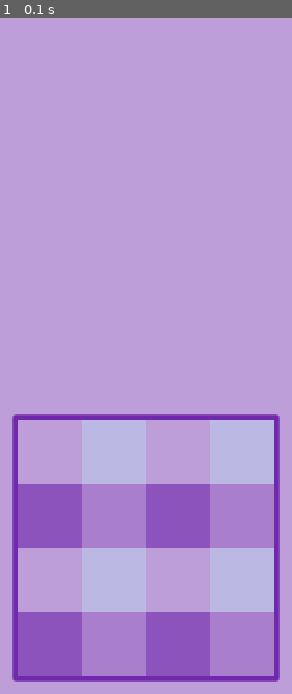
Above: before the commit, frame 1.
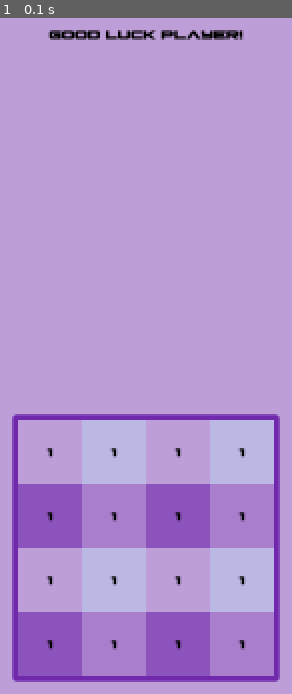
Above: after the commit, the same moment.

Repository: xLightless/2048-pygame
Game: pygame game, started from main.py
Same seed, same stepped clock (60 frames per second), same inputs: the game is played once before the commit and once after it.
Inputs:
- Up to frame 1 (0.1 s): no input

The runs differ from the first frame. In frame 1, 1.2% of the frame differs, in the area x 15-85%, y 1-94%.

Commit message:
Added resolution scaling and working on tile logic

Diff:
--- a/game.py
+++ b/game.py
@@ -1,5 +1,6 @@
 import pygame
 import os
+import time
 
 from color import Colors
 from gfxdraw import Button
@@ -29,7 +30,7 @@
         sq                  = GRID_ARRAY(screen, SIZE, GRID_X, GRID_Y)
 
         while not terminated:
-            """ Keeps engine open """
+
             screen.fill(color.background_color)
             mousepos = pygame.mouse.get_pos()
 
@@ -47,6 +48,13 @@
                             screen = pygame.display.set_mode((monitor_size), pygame.FULLSCREEN)
                         else:
                             screen = pygame.display.set_mode((monitor_size[0]/2, monitor_size[1]/2), pygame.RESIZABLE)
+
+                # Resizes the game bases on the window size.
+                if event.type == pygame.VIDEORESIZE:
+                    if (sq.grid_height*2)<event.h:
+                        sq.size = (SIZE[0]*2, SIZE[1]*2)
+                    else:
+                        sq.size = SIZE
 
             if not DASHBOARD:
                 pygame.display.set_caption("GAME SCREEN")
@@ -86,6 +94,10 @@
             pygame.display.update()
             pygame.display.flip()
 
+        # for i in range(len(sq.block_list)):
+        #     print(i)
+        print(sq.block_list)
+
     def is_over(self, rect, pos):
             """ checks if mouse is over a rect position """
             return True if rect.collidepoint(pos[0], pos[1]) else False
--- a/game_logic.py
+++ b/game_logic.py
@@ -23,9 +23,9 @@
 
         terminated = False
         while not terminated:
-            x = random.randint(0, blocks)
-            y = random.randint(0, blocks)
-            if x!=y:
+            x1 = random.randint(0, blocks)
+            x2 = random.randint(0, blocks)
+            if x1!=x2:
                 terminated = True
 
             for _ in range(0, blocks):
@@ -33,37 +33,49 @@
 
             # Gets the length of block list and finds the XY values and sets them to 1, keeping the rest at 0.
             for item in range(len(block_list)):
-                if item == x:
+                if item == x1:
                     block_list[item] = 1
-                    self.x = item
+                    self.x1 = item
 
-                if item == y:
+                if item == x2:
                     block_list[item] = 1
-                    self.y = item
+                    self.x2 = item
 
-        self.positions = (x,y) # List position of starting points
+        self.positions = (x1,x2) # List position of starting points
         self.block_list = block_list
         self.screen = screen
         self.size = size
         self.border = border
+        self.grid_border = 22
+
+        # Used to get the size of the grid object
+        self.grid_width = self.grid_x*self.size[0]+self.grid_border
+        self.grid_height = self.grid_y*self.size[1]+self.grid_border
 
     def draw(self):
         # These will be used for drawing objects to grid array
-        self.list_rect_x = []
-        self.list_rect_y = []
+        self.list_rect = []
+
+        self.text = pygame.font.Font('PilotCommandExpanded-8MY4g.otf', int(self.size[0]/3.8-8))
+        self.num_font = pygame.font.Font('PilotCommandExpanded-8MY4g.otf', int(self.size[0]/4-8))
 
         # Padding options for moving objects
         self.grid_paddingx = (((self.screen.get_width())-self.grid_x*self.size[0])/2)
         self.grid_paddingy = (((self.screen.get_height())-self.grid_y*self.size[1])/2)
-        grid_border = 22
+
+        SCORE = self.text.render('Good luck player!', True, color.BLACK, None)
+        SCORE_RECT = SCORE.get_rect()
+        SCORE_RECT.center = (self.screen.get_width()/2, self.grid_paddingy/2)
+        self.screen.blit(SCORE, SCORE_RECT)
 
         # Background border for the grid
         if self.border == True:
-            self.background = pygame.Rect(self.grid_paddingx-(grid_border/2), self.grid_paddingy-(grid_border/2),
-                                      self.grid_x*self.size[0]+grid_border, self.grid_y*self.size[1]+grid_border)
+            self.background = pygame.Rect(self.grid_paddingx-(self.grid_border/2), self.grid_paddingy-(self.grid_border/2),
+                                      self.grid_x*self.size[0]+self.grid_border, self.grid_y*self.size[1]+self.grid_border)
             pygame.draw.rect(self.screen, color.border_color, self.background, border_radius = 8)
 
         # Draws grid x, grid y, to the screen
+
         for gx in range(0, self.grid_x):
             for gy in range(0, self.grid_y):
 
@@ -84,10 +96,20 @@
                 self.rect.x = gx*self.size[0]
                 self.rect.y = gy*self.size[1]
 
-                self.list_rect_x.append(self.rect.x)
-                self.list_rect_y.append(self.rect.y)
+                self.list_rect.append((self.rect.x, self.rect.y))
+                self.screen.blit(self.image,
+                                (self.rect.x+self.grid_paddingx, self.rect.y+self.grid_paddingy))
 
-                self.screen.blit(self.image,
-                                 (self.rect.x+self.grid_paddingx, self.rect.y+self.grid_paddingy))
+                # f"{x if self.list_rect.index(x) == self.positions[0] else '1'}"
+                num = self.num_font.render('1', True, color.BLACK, None)
+                self.screen.blit(num, (self.grid_paddingx+self.rect.centerx-(num.get_width()/2), self.grid_paddingy+self.rect.centery-(num.get_height()/2)))
 
-        self.block_pos = [self.list_rect_x, self.list_rect_y]
+class Tile(pygame.sprite.Sprite):
+    def __init__(
+        self,
+        x,
+        y
+    ):
+        super().__init__()
+
+        self.font = pygame.font.Font('PilotCommandExpanded-8MY4g.otf', 32)
Binary file added: PilotCommandExpanded-8MY4g.otf
